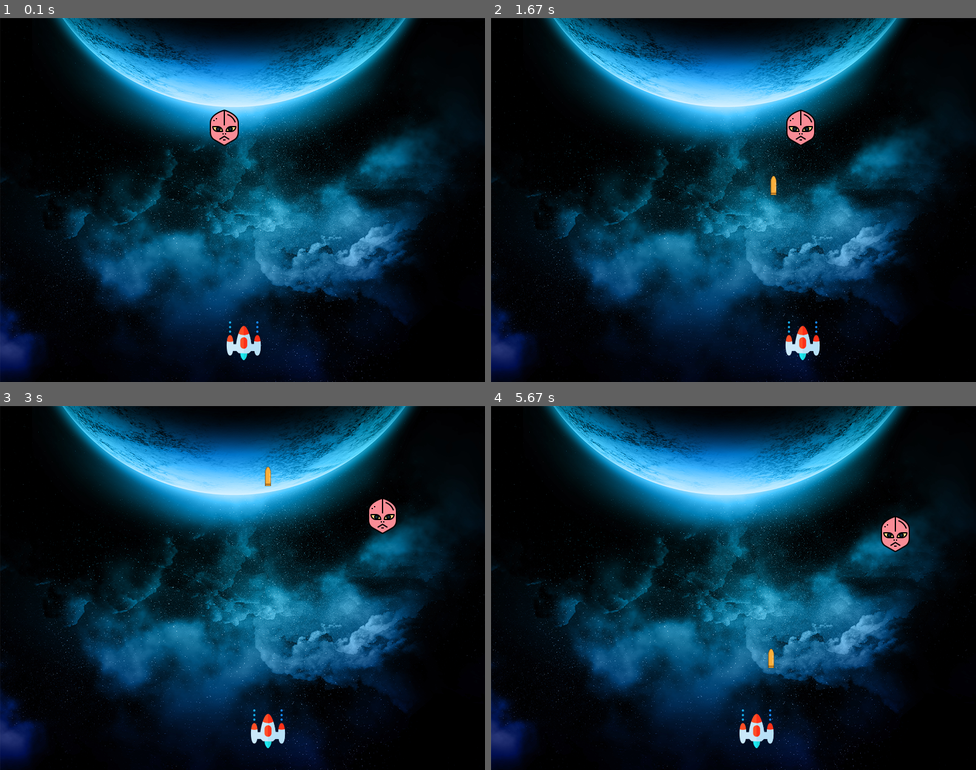
Above: before the commit, frames 1-4 (two rows, left to right).
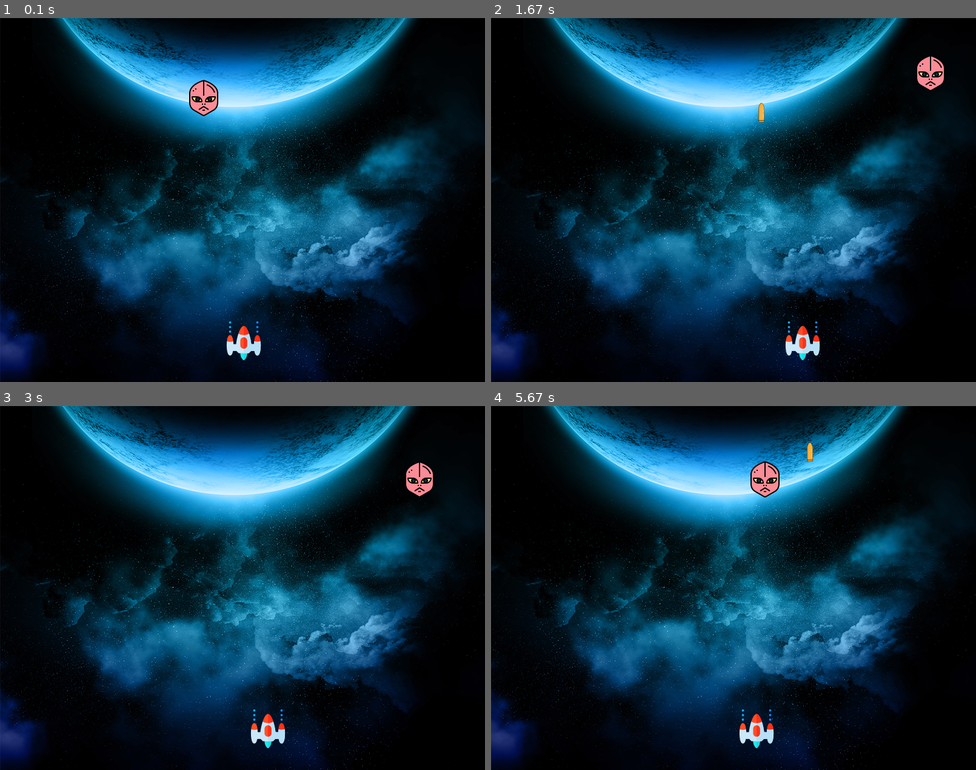
Above: after the commit, the same moments.

Repository: amithaisuru/freecodecamp-pygame-spaceInvador
Game: pygame game, started from main.py
Two runs of this game, one before a commit and one after it. Both use one fixed random seed, a clock stepped at 60 frames per second and the inputs below.
Inputs:
- Up to frame 1 (0.1 s): no input
- Up to frame 2 (1.67 s): tap Space at 0.33, 0.73, 1.03, 1.23, 1.53 s; hold Right 0.67-1.13 s; hold Right 1.17-1.63 s
- Up to frame 3 (3 s): hold Left 1.67-2.2 s; tap Space at 1.73, 2.03, 2.3, 2.6, 2.73 s; hold Left 2.23-2.63 s; hold Right from 2.67 s (still down)
- Up to frame 4 (5.67 s): tap Space at 3.03, 3.4, 3.7, 3.9, 4.2, 4.4, 4.7, 4.9, 5.2, 5.47 s; release Right at 3.3 s; hold Left 3.33-3.8 s; hold Right 3.83-4.3 s; hold Right 4.33-4.8 s; hold Left 4.83-5.37 s; hold Left from 5.4 s (still down)

The runs differ from the first frame. In frame 1, 1.0% of the frame differs, in the area x 39-50%, y 17-36%; in frame 2, 0.9%; in frame 3, 0.8%; in frame 4, 1.1%, in the area x 53-87%, y 10-72%.

Commit message:
enemy respawn when fire hits

Diff:
--- a/main.py
+++ b/main.py
@@ -27,8 +27,8 @@
 
 #enemy
 enemyImg = pygame.image.load('assets/enemy.png')
-enemyX = random.randint(0,WIDTH)
-enemyY = random.randint(50, 150)
+enemyX = random.randint(0,WIDTH-85)
+enemyY = random.randint(50,100)
 enemyXOffset = 1.5
 enemyYOffset = 30
 
@@ -77,7 +77,7 @@
             if event.key == pygame.K_RIGHT:
                 playerXChange = playerXOffset
             if event.key == pygame.K_SPACE:
-                if bulletState is "ready":
+                if bulletState == "ready":
                     bulletX = playerX
                     fireBullet(bulletX, bulletY)
         if event.type == pygame.KEYUP: #is a key released
@@ -105,7 +105,7 @@
     enemy(enemyX, enemyY)
 
     #bullet
-    if bulletState is "fire":
+    if bulletState == "fire":
         fireBullet(bulletX, bulletY)
         bulletY -= bulletYOffset
     #bullet reset
@@ -116,6 +116,9 @@
     #bullet collision with enemy
     if isCollision(bulletX, bulletY, enemyX, enemyY):
         bulletY = playerY
+        enemyX = random.randint(0,WIDTH)
+        enemyY = random.randint(50, 100)
+        enemy(enemyX, enemyY)
         bulletState = "ready"
         score += 1
         print(score)
